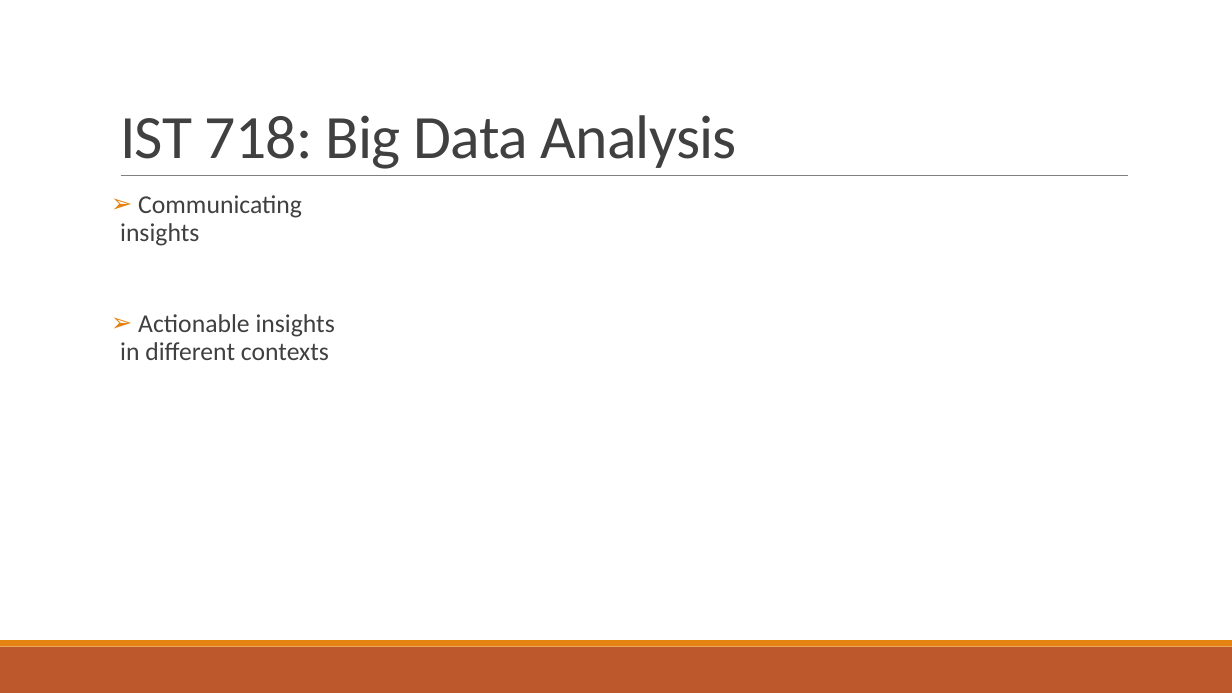
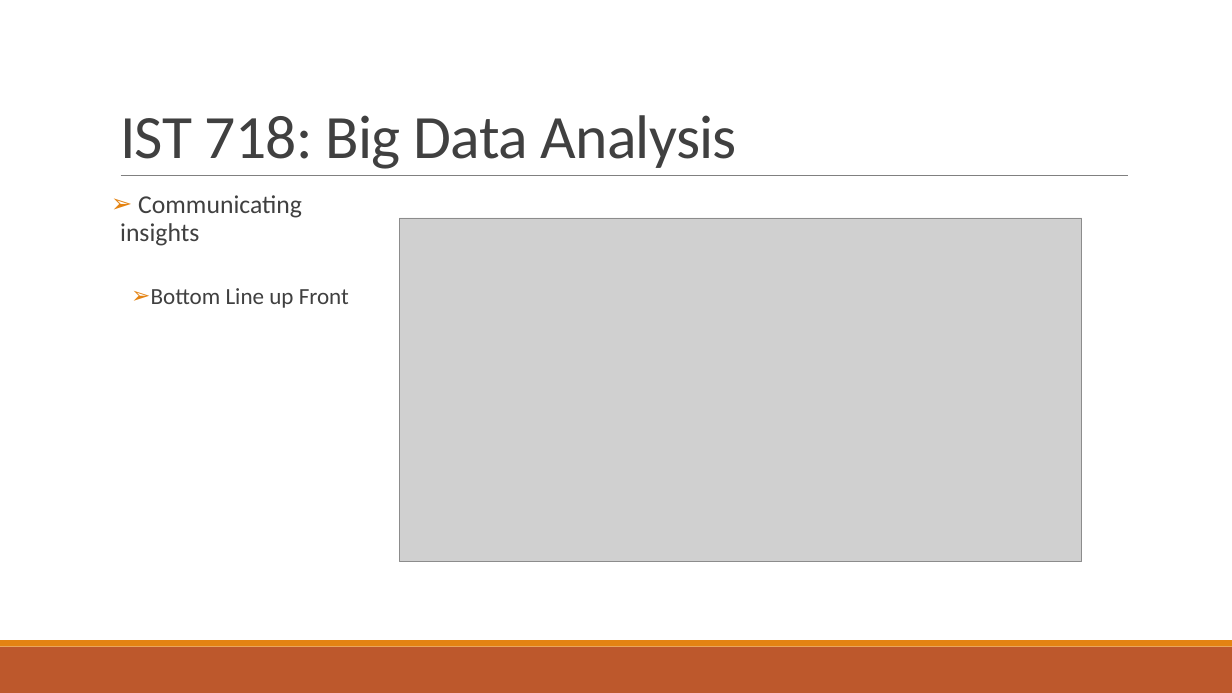
Before and after one commit to android2589/Portfolio-Zelazny, a slide deck: slide 4 of Portfolio_Presentation-Zelazny.pptx. Drawn at 1232x693 pixels with LibreOffice and Linux fonts; fonts in the diff are those of the drawing; grey boxes stand for pictures. Boxes give left, top, right and bottom in pixels: in the first picture for what was removed or moved away, otherwise in the second. Text is boxed around its words. In the diff, an @@ line names an element or a change of style, - is before the commit and + after.

```diff
--- a/Portfolio_Presentation-Zelazny.pptx
+++ b/Portfolio_Presentation-Zelazny.pptx
@@ picture added at [399, 218, 1082, 562] @@
@@ text at [151, 288, 349, 308]: text changed; size 20 to 18 pt @@
-➢ Actionable insights in different contexts
+  ➢ Bottom Line up Front
```
Also in this commit, not shown: 7 other slides changed, 1 slide added, 2 other files.
